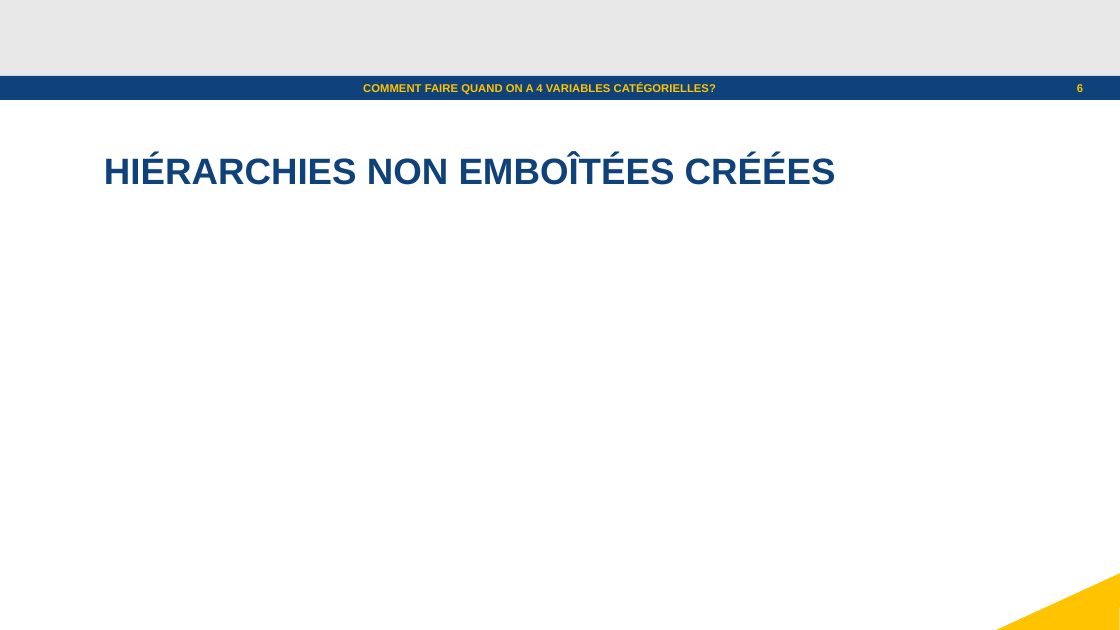
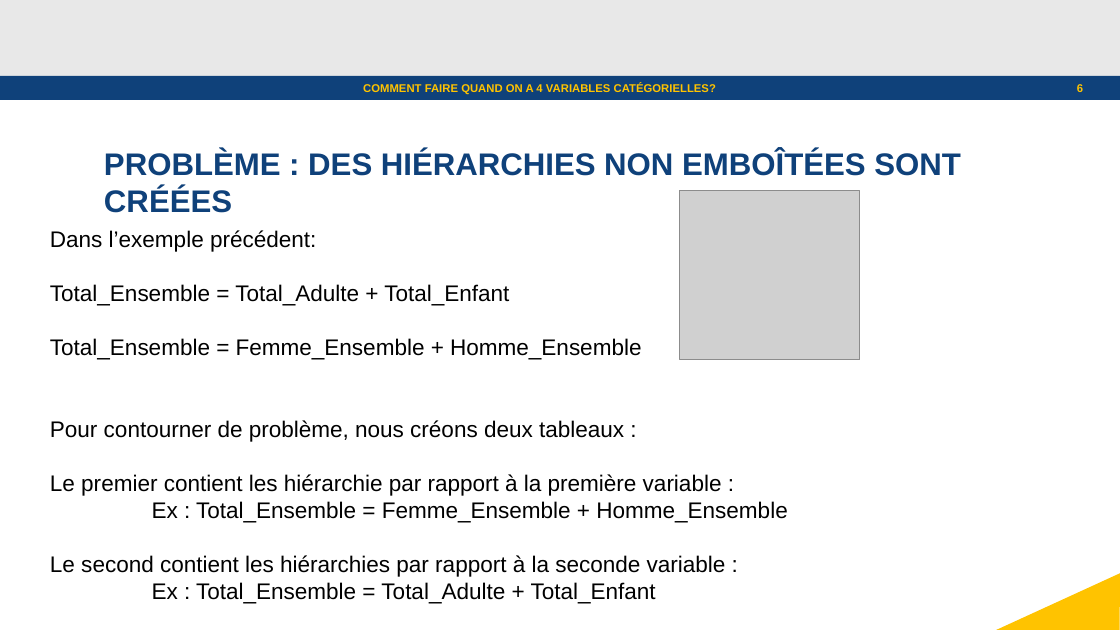
Before and after one commit to julienjamme/stage1A_2023, a slide deck: slide 6 of presentation_mi_parcours.odp. Drawn at 1120x630 pixels with LibreOffice and Linux fonts; fonts in the diff are those of the drawing; grey boxes stand for pictures; background and template pictures are left out. Boxes give left, top, right and bottom in pixels: in the first picture for what was removed or moved away, otherwise in the second. Text is boxed around its words. In the diff, an @@ line names an element or a change of style, - is before the commit and + after.

Commit message:
Mise à jour du diapo de présentation pour expliquer l'algorithme utilisé

```diff
--- a/presentation_mi_parcours.odp
+++ b/presentation_mi_parcours.odp
@@ text at [104, 150, 961, 213]: text changed; size 26 to 22.1 pt @@
-HIÉRARCHIES NON EMBOÎTÉES CRÉÉES
+PROBLÈME : DES HIÉRARCHIES NON EMBOÎTÉES SONT CRÉÉES
@@ picture added at [680, 191, 860, 361] @@
@@ text added at [50, 230, 787, 604], 16 pt, text #000000 @@
+Dans l’exemple précédent:
+Total_Ensemble = Total_Adulte + Total_Enfant
+Total_Ensemble = Femme_Ensemble + Homme_Ensemble
+Pour contourner de problème, nous créons deux tableaux :
+Le premier contient les hiérarchie par rapport à la première variable :
+Ex : Total_Ensemble = Femme_Ensemble + Homme_Ensemble
+Le second contient les hiérarchies par rapport à la seconde variable :
+Ex : Total_Ensemble = Total_Adulte + Total_Enfant
```
Also in this commit, not shown: 2 other slides changed, 4 slides added.
